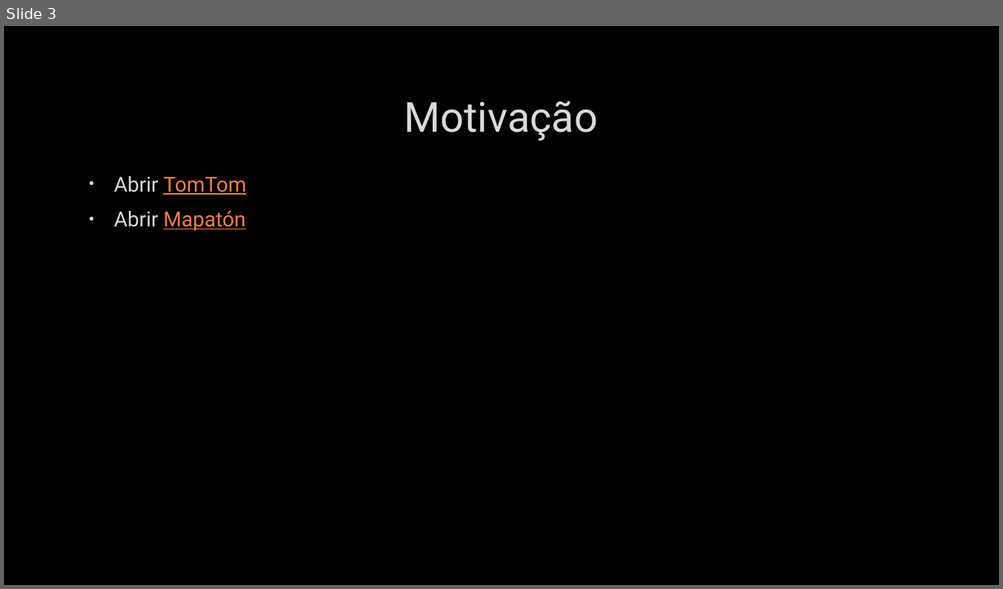
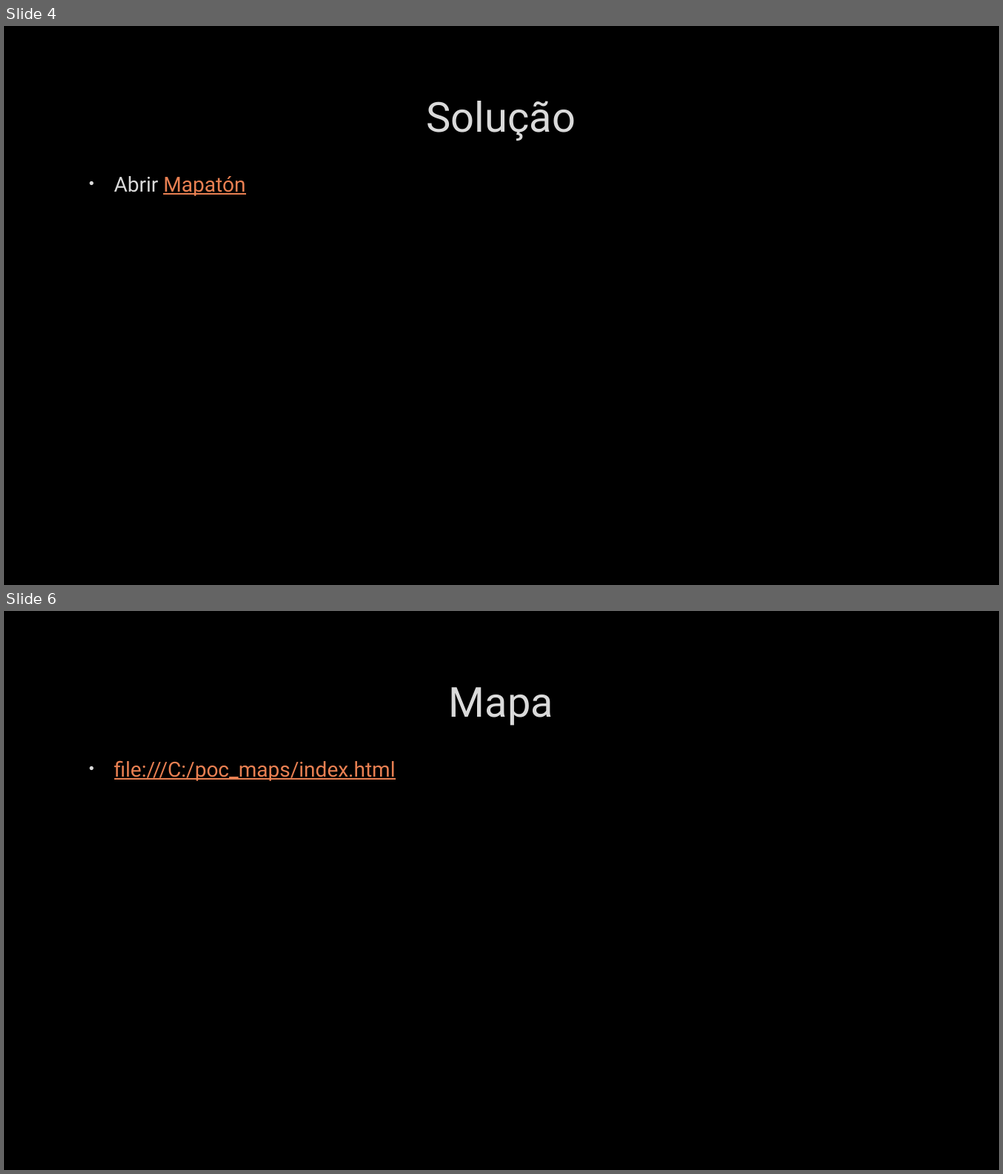
Before and after one commit to whschettert/ACO-Algorithm-for-Shortest-Path, a slide deck: Um Algoritmo de Colônia de Formigas para Otimização.pptx. Shown one above the other, each under a label of ours: slide 3 before the commit, slides 4 and 6 after it; the slides between them are not shown. The pictures are 1003x589 and 1003x1174 pixels, drawn with LibreOffice and Linux fonts; fonts in the diff are those of the drawing; background and template pictures are left out. Boxes give left, top, right and bottom in pixels: in the first picture for what was removed or moved away, otherwise in the second. Text is boxed around its words. In the diff, an @@ line names an element or a change of style, - is before the commit and + after.

```diff
--- a/Um Algoritmo de Colônia de Formigas para Otimização.pptx
+++ b/Um Algoritmo de Colônia de Formigas para Otimização.pptx
@@ slide 6 added at box(4, 611, 999, 1170), background picture (left out) @@
@@ title added at box(449, 687, 553, 726), 40 pt, text #DADADA @@
+Mapa
@@ text added at box(114, 760, 395, 781), 20 pt, text #E98052, underline @@
+• file:///C:/poc_maps/index.html
@@ what was slide 3 is now slide 4 @@
@@ slide 4 changed as well @@
@@ title at box(427, 101, 575, 141): text changed @@
-Motivação
+Solução
@@ text at box(114, 176, 246, 195): paragraph removed @@
-• Abrir TomTom
```
Also in this commit, not shown: 1 other slide changed, 14 other slides added, 2 slides removed.
